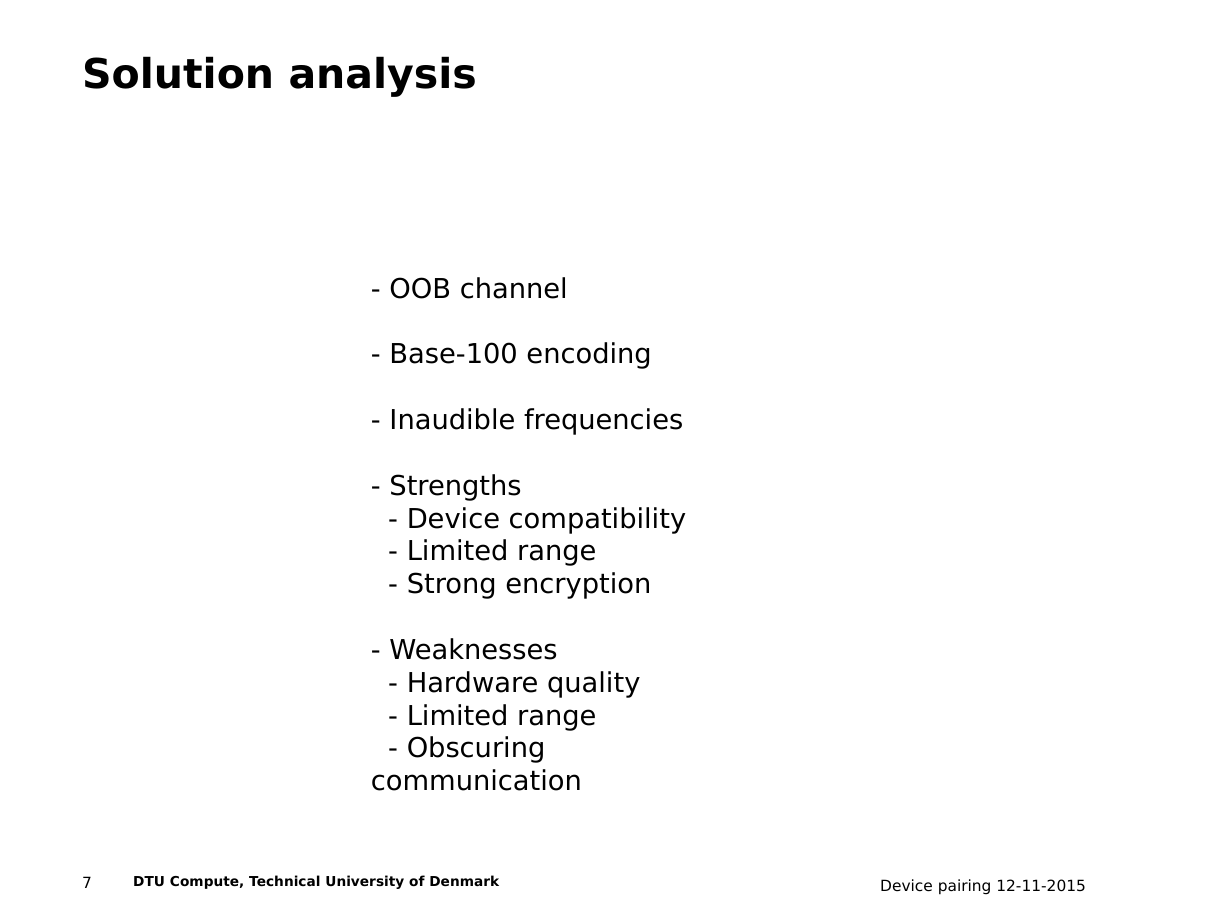
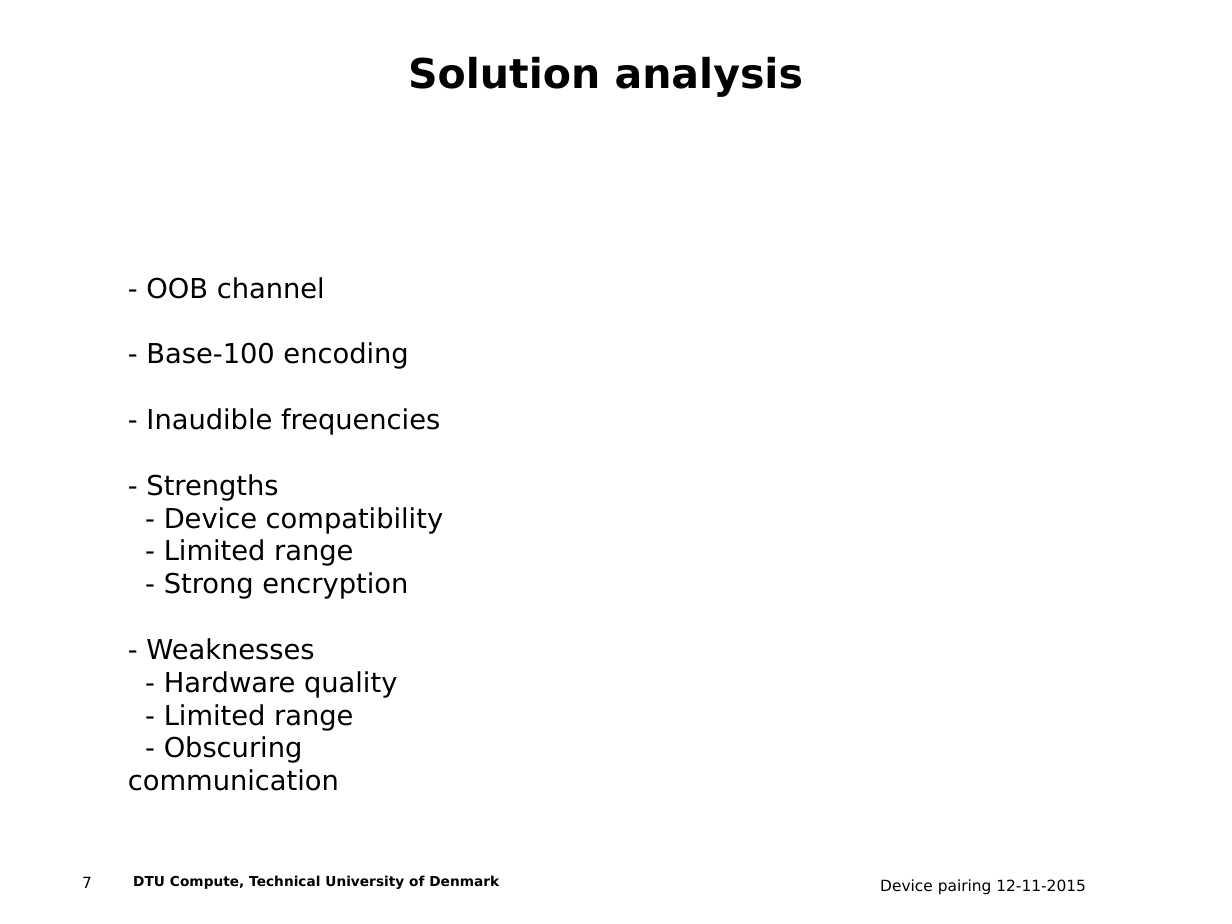
Before and after one commit to ttsoftware/applied-cryptography, a slide deck: slide 7 of Audio-based Out of Band Channel key exchange.ppt. Drawn at 1232x924 pixels with LibreOffice and Linux fonts; fonts in the diff are those of the drawing; background and template pictures are left out. Boxes give left, top, right and bottom in pixels: in the first picture for what was removed or moved away, otherwise in the second. Text is boxed around its words. In the diff, an @@ line names an element or a change of style, - is before the commit and + after.

```diff
--- a/Audio-based Out of Band Channel key exchange.ppt
+++ b/Audio-based Out of Band Channel key exchange.ppt
@@ text "Solution analysis" at (x1=408, y1=56, x2=803, y2=97): alignment left to centre @@
@@ text "- OOB channel" moved from (x1=389, y1=277, x2=686, y2=763) to (x1=146, y1=277, x2=443, y2=763) @@
```
Also in this commit, not shown: 3 other slides changed, 1 slide added.
